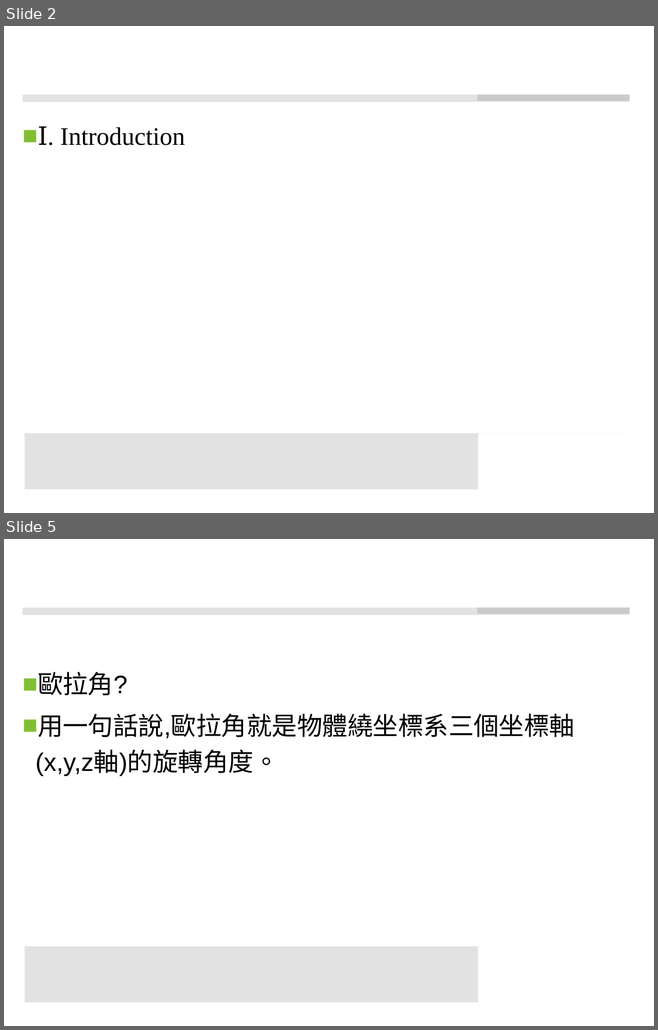
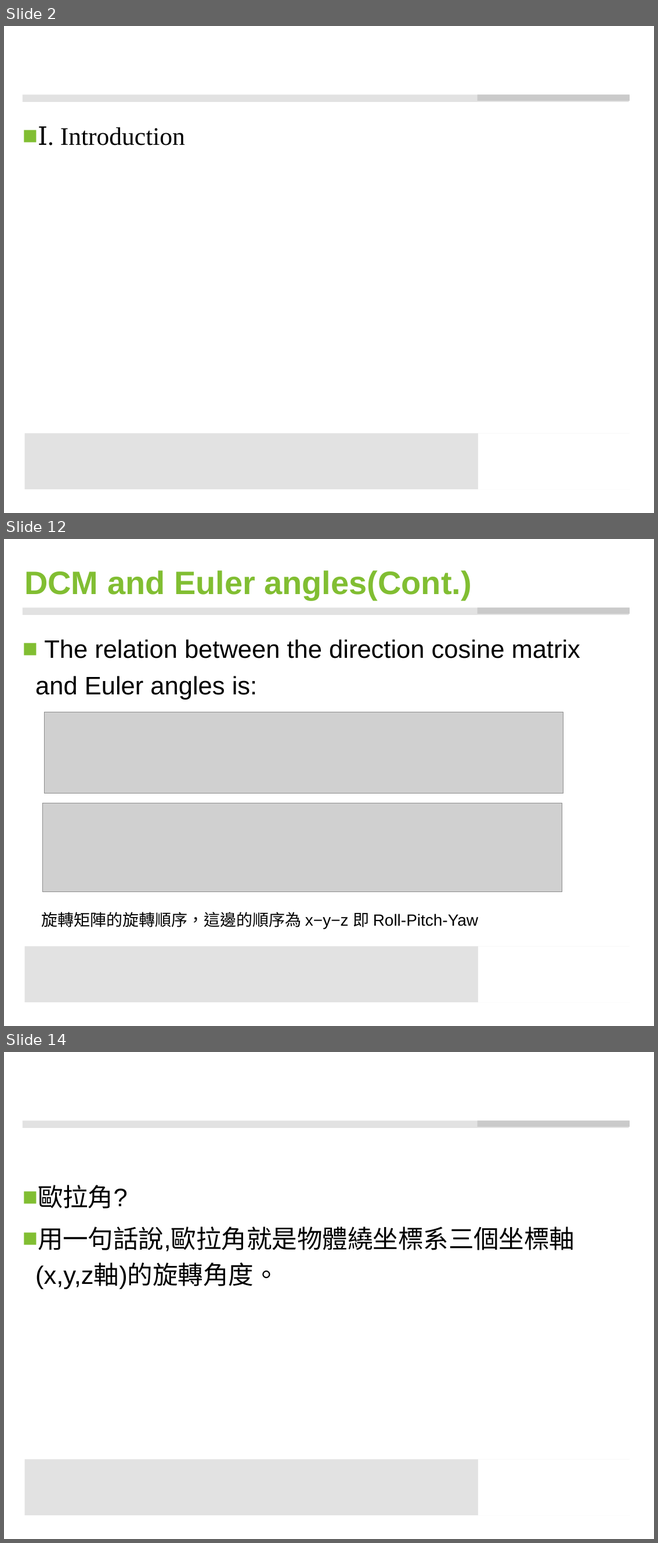
Before and after one commit to ccccjason/VR, a slide deck: data/my_dcm/DCM.pptx. Shown one above the other, each under a label of ours: slides 2 and 5 before the commit, slides 2, 12 and 14 after it; the slides between them are not shown. The pictures are 658x1030 and 658x1543 pixels, drawn with LibreOffice and Linux fonts; fonts in the diff are those of the drawing; grey boxes stand for pictures; background and template pictures are left out. Boxes give left, top, right and bottom in pixels: in the first picture for what was removed or moved away, otherwise in the second. Text is boxed around its words. In the diff, an @@ line names an element or a change of style, - is before the commit and + after.

```diff
--- a/data/my_dcm/DCM.pptx
+++ b/data/my_dcm/DCM.pptx
@@ slide 12 added at [4,539,654,1026], background #FFFFFF; not listed: 4 template elements that a slide beside it also shows @@
@@ title added at [24,570,471,600], 36 pt, text #81BE32, bold @@
+DCM and Euler angles(Cont.)
@@ text added at [35,639,580,700], 28 pt, text #000000 @@
+■ The relation between the direction cosine matrix and Euler angles is:
@@ picture added at [44,712,563,794] @@
@@ picture added at [42,803,561,892] @@
@@ text added at [42,912,478,929], 18 pt, text #000000 @@
+旋轉矩陣的旋轉順序，這邊的順序為 x−y−z 即 Roll-Pitch-Yaw
@@ what was slide 5 is now slide 14 @@
```
Also in this commit, not shown: 3 slides changed, 8 other slides added.
